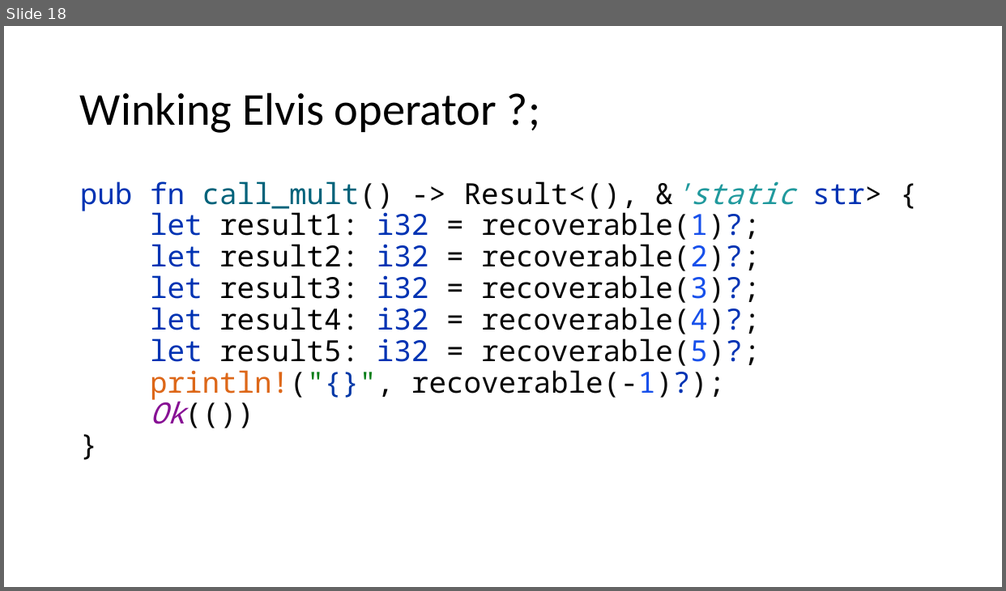
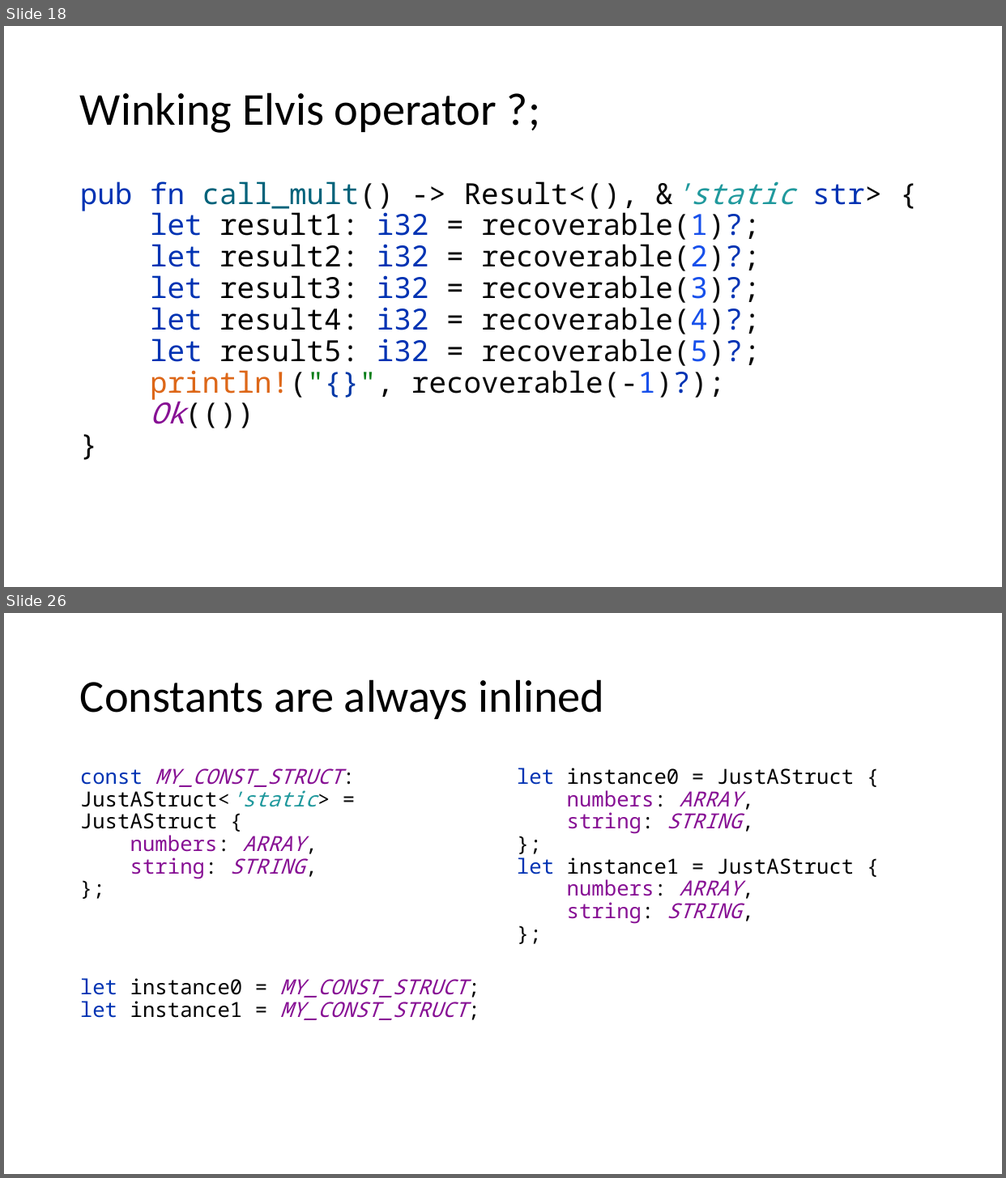
Before and after one commit to kugushev/course-rust-basics, a slide deck: src/10-Advanced/10-Advanced.pptx. Shown one above the other, each under a label of ours: slide 18 before the commit, slides 18 and 26 after it; the slides between them are not shown. The pictures are 1006x591 and 1006x1178 pixels, drawn with LibreOffice and Linux fonts; fonts in the diff are those of the drawing. Boxes give left, top, right and bottom in pixels: in the first picture for what was removed or moved away, otherwise in the second. Text is boxed around its words. In the diff, an @@ line names an element or a change of style, - is before the commit and + after.

```diff
--- a/src/10-Advanced/10-Advanced.pptx
+++ b/src/10-Advanced/10-Advanced.pptx
@@ slide 26 added at bbox=[4, 613, 1002, 1174], background #FFFFFF @@
@@ title added at bbox=[80, 679, 605, 719], 44 pt, text #000000 @@
+Constants are always inlined
@@ text added at bbox=[80, 769, 467, 1020], 20 pt, text #871094 @@
+const MY_CONST_STRUCT: JustAStruct<'static> = JustAStruct {
+numbers: ARRAY,
+string: STRING,
+};
+let instance0 = MY_CONST_STRUCT;
+let instance1 = MY_CONST_STRUCT;
@@ text added at bbox=[517, 768, 854, 924], 20 pt, text #871094 @@
+let instance0 = JustAStruct {
+numbers: ARRAY,
+string: STRING,
+};
+let instance1 = JustAStruct {
+numbers: ARRAY,
+string: STRING,
+};
```
Also in this commit, not shown: 27 other slides added, 1 slide removed, 2 other files.
